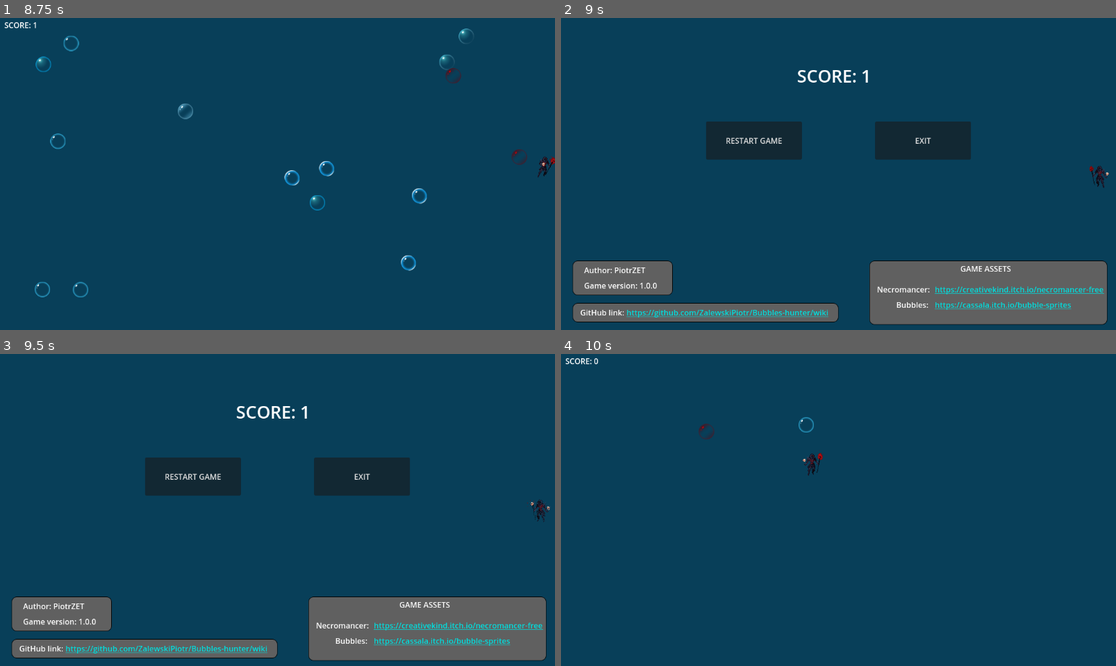
Above: before the commit, frames 1-4 (two rows, left to right).
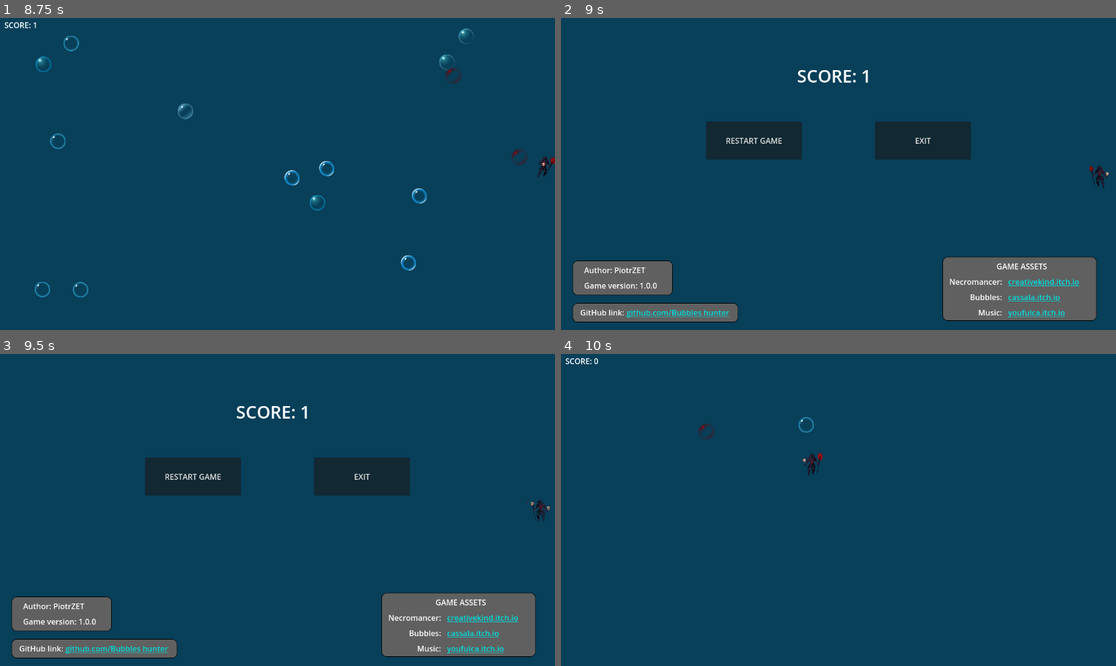
Above: after the commit, the same moments.

Repository: ZalewskiPiotr/Bubbles-hunter
Game: Godot game, scene res://scenes/game.tscn
Same seed, same stepped clock (60 frames per second), same inputs: the game is played once before the commit and once after it.
Inputs (mouse positions are in pixels of both pictures, inside the frame that each line leads up to):
- Up to frame 1 (8.75 s): move the mouse to (249, 236) at 0.52 s; press the mouse at (249, 236) at 0.53 s; hold Up (move_up) 0.53-2.03 s; move the mouse to (444, 220) at 1.27 s; release the mouse at (444, 220) at 1.28 s; click (444, 220) at 1.35 s; move the mouse to (111, 127) at 2.02 s; press the mouse at (111, 127) at 2.03 s; hold Left (move_left) 2.03-3.53 s; move the mouse to (305, 174) at 2.77 s; release the mouse at (305, 174) at 2.78 s; click (305, 174) at 2.85 s; move the mouse to (194, 96) at 3.52 s; press the mouse at (194, 96) at 3.53 s; hold Down (move_down) 3.53-4.28 s; move the mouse to (399, 158) at 4.27 s; release the mouse at (399, 158) at 4.28 s; hold Right (move_right) 4.28-5.03 s; click (399, 158) at 4.35 s; move the mouse to (166, 189) at 5.02 s; press the mouse at (166, 189) at 5.03 s; hold Up (move_up) 5.03-5.78 s; move the mouse to (333, 105) at 5.77 s; release the mouse at (333, 105) at 5.78 s; hold Right (move_right) 5.78-8.03 s; click (333, 105) at 5.85 s; move the mouse to (249, 236) at 6.52 s; press the mouse at (249, 236) at 6.53 s; move the mouse to (444, 220) at 7.27 s; release the mouse at (444, 220) at 7.28 s; click (444, 220) at 7.35 s; move the mouse to (111, 127) at 8.02 s; press the mouse at (111, 127) at 8.03 s; hold Down (move_down) from 8.03 s (still down)
- Up to frame 2 (9 s): move the mouse to (866, 174) at 8.77 s; release Down (move_down) at 8.78 s; release the mouse at (866, 174) at 8.78 s; hold Left (move_left) from 8.78 s (still down); click (866, 174) at 8.85 s
- Up to frame 3 (9.5 s): keep holding Left (move_left)
- Up to frame 4 (10 s): release Left (move_left) at 9.5 s; click "RESTART GAME" at 9.5 s

Frame 1 is identical in both runs. In frame 2, 6.6% of the frame differs, in the area x 11-99%, y 76-99%; in frame 3, 6.6%; in frame 4, nothing differs.

Commit message:
Informacje na HUD
Zmieniono informacje na ekranie końcowym:
- dodano link do strony z wykorzystaną muzyką
- skrócono wyświetlane nazwy linków

Diff:
--- a/scenes/hud.tscn
+++ b/scenes/hud.tscn
@@ -45,53 +45,73 @@
 text = "EXIT"
 
 [node name="GameAssets" type="Panel" parent="."]
-offset_left = 640.0
-offset_top = 504.0
-offset_right = 1134.0
-offset_bottom = 637.0
+offset_left = 792.0
+offset_top = 496.0
+offset_right = 1112.0
+offset_bottom = 629.0
 theme = ExtResource("2_g8jjj")
 
 [node name="Label" type="Label" parent="GameAssets"]
 layout_mode = 0
-offset_left = 189.0
-offset_top = 5.0
-offset_right = 295.0
-offset_bottom = 28.0
+offset_left = 112.0
+offset_top = 8.0
+offset_right = 218.0
+offset_bottom = 31.0
 text = "GAME ASSETS"
 
 [node name="Label2" type="Label" parent="GameAssets"]
 layout_mode = 0
-offset_left = 16.0
-offset_top = 48.0
-offset_right = 130.0
-offset_bottom = 71.0
+offset_left = 8.0
+offset_top = 40.0
+offset_right = 128.0
+offset_bottom = 63.0
 text = "Necromancer: "
+horizontal_alignment = 2
 
 [node name="Label3" type="Label" parent="GameAssets"]
 layout_mode = 0
-offset_left = 56.0
-offset_top = 80.0
-offset_right = 127.0
-offset_bottom = 103.0
+offset_left = 8.0
+offset_top = 72.0
+offset_right = 128.0
+offset_bottom = 95.0
 text = "Bubbles: "
+horizontal_alignment = 2
+
+[node name="Label4" type="Label" parent="GameAssets"]
+layout_mode = 0
+offset_left = 8.0
+offset_top = 104.0
+offset_right = 128.0
+offset_bottom = 127.0
+text = "Music: "
+horizontal_alignment = 2
 
 [node name="LinkButton" type="LinkButton" parent="GameAssets"]
 layout_mode = 0
 offset_left = 136.0
-offset_top = 48.0
-offset_right = 487.0
-offset_bottom = 80.0
-text = "https://creativekind.itch.io/necromancer-free"
+offset_top = 40.0
+offset_right = 320.0
+offset_bottom = 64.0
+text = "creativekind.itch.io"
 uri = "https://creativekind.itch.io/necromancer-free"
 
 [node name="LinkButton2" type="LinkButton" parent="GameAssets"]
 layout_mode = 0
 offset_left = 136.0
-offset_top = 80.0
-offset_right = 487.0
-offset_bottom = 112.0
-text = "https://cassala.itch.io/bubble-sprites"
+offset_top = 72.0
+offset_right = 320.0
+offset_bottom = 96.0
+text = "cassala.itch.io"
 uri = "https://cassala.itch.io/bubble-sprites"
+
+[node name="LinkButton3" type="LinkButton" parent="GameAssets"]
+layout_mode = 0
+offset_left = 136.0
+offset_top = 104.0
+offset_right = 320.0
+offset_bottom = 128.0
+text = "youfulca.itch.io"
+uri = "https://youfulca.itch.io/legendary-jrpg-battle-music-pack"
 
 [node name="GameInfo" type="Panel" parent="."]
 offset_left = 24.0
@@ -119,7 +139,7 @@
 [node name="GitHub" type="Panel" parent="."]
 offset_left = 24.0
 offset_top = 592.0
-offset_right = 576.0
+offset_right = 368.0
 offset_bottom = 632.0
 theme = ExtResource("2_g8jjj")
 
@@ -135,9 +155,9 @@
 layout_mode = 0
 offset_left = 112.0
 offset_top = 8.0
-offset_right = 531.0
+offset_right = 336.0
 offset_bottom = 32.0
-text = "https://github.com/ZalewskiPiotr/Bubbles-hunter/wiki"
+text = "github.com/Bubbles hunter"
 uri = "https://github.com/ZalewskiPiotr/Bubbles-hunter/wiki"
 
 [connection signal="pressed" from="RestartGame" to="." method="_on_restart_game_pressed"]
